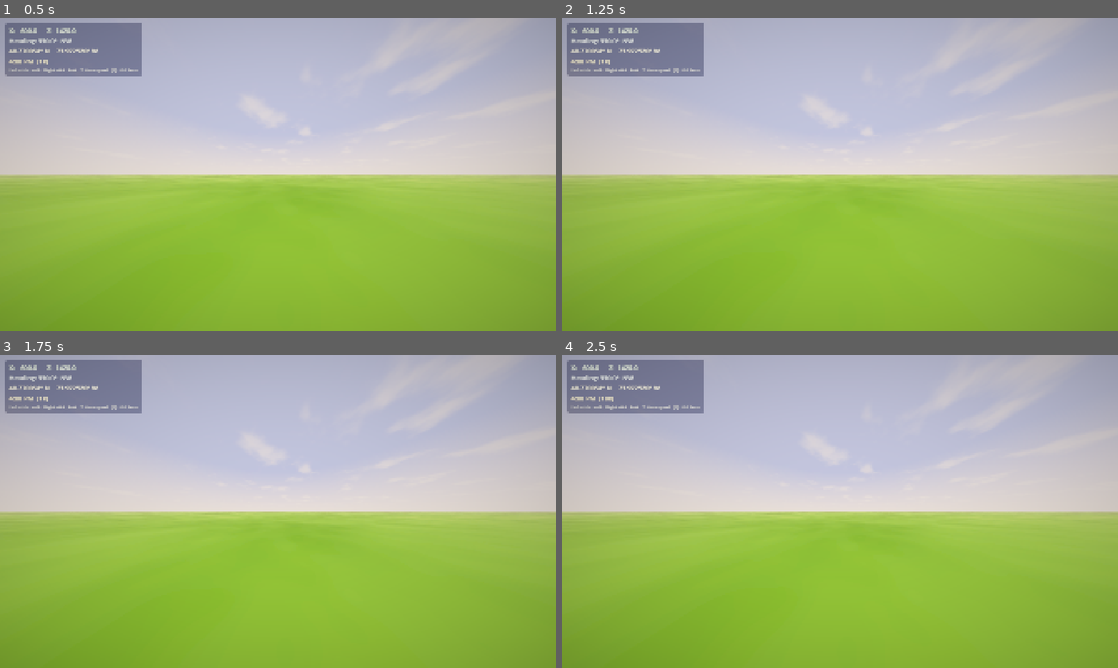
Above: before the commit, frames 1-4 (two rows, left to right).
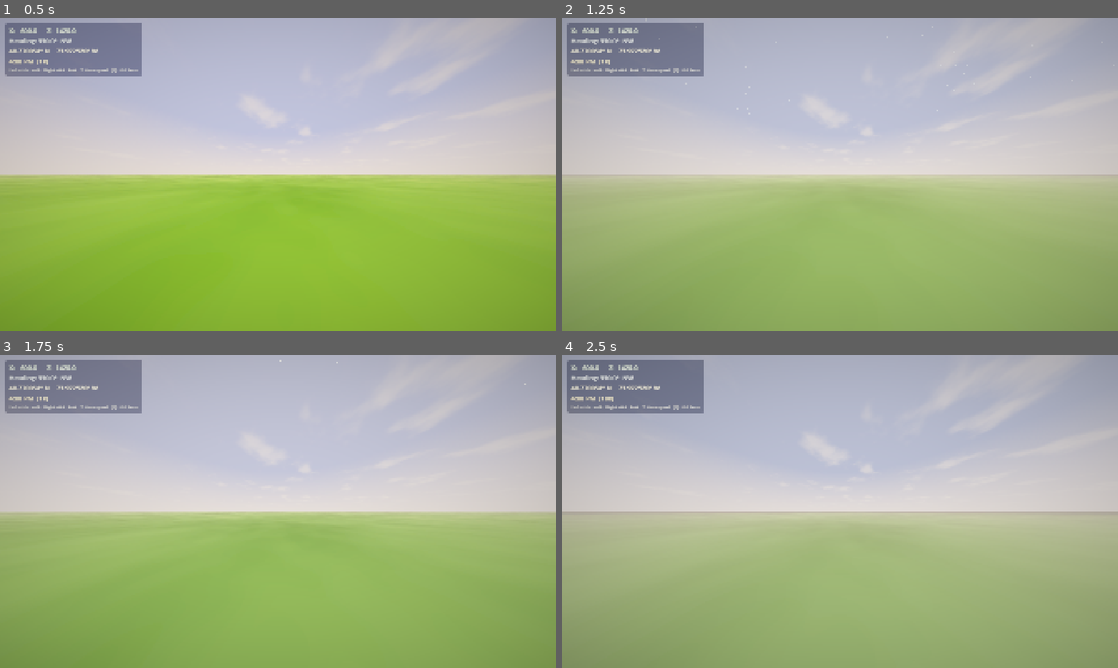
Above: after the commit, the same moments.

Repository: Central-Park-Walk/central-park-walk
Game: Godot game, scene res://main.tscn
Two runs of this game, one before a commit and one after it. Both use one fixed random seed, a clock stepped at 60 frames per second and the inputs below.
Inputs (mouse positions are in pixels of both pictures, inside the frame that each line leads up to):
- Up to frame 1 (0.5 s): no input
- Up to frame 2 (1.25 s): tap Enter at 0.5 s; move the mouse to (962, 158) at 0.52 s; hold D from 0.53 s (still down); tap P at 0.6 s; click (962, 158) at 0.67 s
- Up to frame 3 (1.75 s): move the mouse to (166, 527) at 1.27 s; release D at 1.28 s; hold S from 1.28 s (still down); tap P at 1.35 s; click (166, 527) at 1.42 s
- Up to frame 4 (2.5 s): tap Space at 2 s; move the mouse to (895, 442) at 2.02 s; release S at 2.03 s; hold D from 2.03 s (still down); tap T at 2.1 s; click (895, 442) at 2.17 s; tap P at 2.3 s

Frame 1 is identical in both runs. In frame 2, 50% of the frame differs, in the area x 0-100%, y 50-100%; in frame 3, 50%; in frame 4, 50%.

Commit message:
Weather system: visible rain/fog, P key cycling
- Rain: 20K slow-falling particles with emission (visible day/night),
  removed screen overlay in favor of pure 3D particles
- Fog: applied per-frame after day/night keyframe interpolation so
  multipliers actually stick (30x density, 20x volumetric)
- Rain+fog: moderate fog during rain (12x density, 8x volumetric)
- Snow/rain/fog desaturation applied per-frame
- P key cycles clear → rain → snow → fog at runtime

Co-Authored-By: Claude Opus 4.6 <noreply@anthropic.com>

Diff:
--- a/main.gd
+++ b/main.gd
@@ -58,6 +58,12 @@
 # Falling leaf particles
 var _falling_leaves: GPUParticles3D
 
+# Weather particles
+var _rain_particles: GPUParticles3D
+var _snow_particles: GPUParticles3D
+var _rain_overlay: CanvasLayer  # screen-space rain streaks
+var _lens_canvas: CanvasLayer   # barrel distortion overlay
+
 # 5 keyframes defining the full day/night cycle
 # Night (21→5) wraps seamlessly; 8 hours of steady darkness.
 var _keyframes: Array = []
@@ -65,12 +71,40 @@
 
 
 var _terrain_only := false
+var _weather_mode := "clear"  # clear, rain, snow, fog, lens
+
+# --time name-to-hour mapping
+const TIME_PRESETS: Dictionary = {
+	"dawn": 5.5, "morning": 8.0, "noon": 12.0,
+	"golden_hour": 17.5, "dusk": 19.5, "night": 22.0,
+}
 
 func _ready() -> void:
 	# Check for CLI args early
-	for arg in OS.get_cmdline_user_args():
+	var cli_time := ""
+	for i in OS.get_cmdline_user_args().size():
+		var arg: String = OS.get_cmdline_user_args()[i]
 		if arg == "--terrain-only":
 			_terrain_only = true
+		elif arg == "--time" and i + 1 < OS.get_cmdline_user_args().size():
+			cli_time = OS.get_cmdline_user_args()[i + 1]
+		elif arg == "--weather" and i + 1 < OS.get_cmdline_user_args().size():
+			_weather_mode = OS.get_cmdline_user_args()[i + 1]
+	if cli_time != "":
+		if TIME_PRESETS.has(cli_time):
+			_time_of_day = TIME_PRESETS[cli_time]
+			_time_speed = 0.0  # freeze clock
+			_time_speed_idx = 3  # "Paused"
+			print("Time locked: %s (%.1fh)" % [cli_time, _time_of_day])
+		elif cli_time.is_valid_float():
+			_time_of_day = clampf(float(cli_time), 0.0, 23.99)
+			_time_speed = 0.0
+			_time_speed_idx = 3
+			print("Time locked: %.1fh" % _time_of_day)
+		else:
+			print("Unknown --time '%s'. Options: dawn morning noon golden_hour dusk night (or 0-24)" % cli_time)
+	if _weather_mode != "clear":
+		print("Weather: %s" % _weather_mode)
 	_build_keyframes()
 	_load_heightmap()
 	_setup_environment()
@@ -97,6 +131,7 @@
 		#_setup_pigeons()         # Disabled — not ready yet
 		#_setup_audio()  # Disabled — needs audio files
 	_apply_time_of_day()
+	_setup_weather()
 	# Check for --tour CLI arg
 	for arg in OS.get_cmdline_user_args():
 		if arg == "--tour":
@@ -280,10 +315,11 @@
 		_lamp_light_timer = 0.0
 		_update_lamp_lights()
 
-	# Falling leaves + audio disabled — not ready yet
-	#if _falling_leaves and _player:
-	#	_falling_leaves.global_position = _player.global_position + Vector3(0, 10, 0)
-	#_update_audio(delta)
+	# Weather particles follow player
+	if _rain_particles and _player:
+		_rain_particles.global_position = _player.global_position + Vector3(0, 14, 0)
+	if _snow_particles and _player:
+		_snow_particles.global_position = _player.global_position + Vector3(0, 15, 0)
 
 	# Advance clock
 	_time_of_day += _time_speed * delta
@@ -374,6 +410,8 @@
 		_letterbox_on = not _letterbox_on
 		_letterbox_canvas.visible = _letterbox_on
 		print("Letterbox: ", "ON" if _letterbox_on else "OFF")
+	elif event.keycode == KEY_P:
+		_cycle_weather()
 
 
 # ---------------------------------------------------------------------------
@@ -905,6 +943,23 @@
 	_env.volumetric_fog_density    = _lerp_kf("vol_fog_density", a, b, t)
 	_env.volumetric_fog_anisotropy = _lerp_kf("vol_fog_anisotropy", a, b, t)
 
+	# Weather overrides — applied after keyframe interpolation so they stick
+	if _weather_mode == "fog":
+		_env.fog_density *= 30.0
+		_env.fog_light_energy *= 0.5
+		if _env.volumetric_fog_enabled:
+			_env.volumetric_fog_density *= 20.0
+		_env.adjustment_saturation *= 0.6
+	elif _weather_mode == "rain":
+		_env.fog_density *= 12.0
+		_env.fog_light_energy *= 0.7
+		if _env.volumetric_fog_enabled:
+			_env.volumetric_fog_density *= 8.0
+		_env.adjustment_saturation *= 0.7
+	elif _weather_mode == "snow":
+		_env.fog_density *= 2.0
+		_env.adjustment_saturation *= 0.75
+
 	# Sun / moon directional light
 	_sun.light_energy    = _lerp_kf("sun_energy", a, b, t)
 	_sun.light_color     = _lerp_kf("sun_color", a, b, t)
@@ -1944,6 +1999,152 @@
 	print("Post-process: color grade shader applied")
 
 
+const WEATHER_MODES: Array = ["clear", "rain", "snow", "fog"]
+
+func _cycle_weather() -> void:
+	# Tear down current weather effects
+	if _rain_particles:
+		_rain_particles.queue_free()
+		_rain_particles = null
+	if _snow_particles:
+		_snow_particles.queue_free()
+		_snow_particles = null
+	if _rain_overlay:
+		_rain_overlay.queue_free()
+		_rain_overlay = null
+	# Advance to next mode
+	var idx := WEATHER_MODES.find(_weather_mode)
+	if idx < 0:
+		idx = 0
+	_weather_mode = WEATHER_MODES[(idx + 1) % WEATHER_MODES.size()]
+	_setup_weather()
+	print("Weather: %s" % _weather_mode)
+
+
+func _setup_weather() -> void:
+	if _weather_mode == "rain":
+		_setup_rain()
+	elif _weather_mode == "snow":
+		_setup_snow()
+	elif _weather_mode == "fog":
+		_setup_fog_weather()
+	elif _weather_mode == "lens":
+		_setup_lens_distortion()
+
+
+func _setup_rain() -> void:
+	# Rain particles — follow player from above
+	_rain_particles = GPUParticles3D.new()
+	_rain_particles.amount = 20000
+	_rain_particles.lifetime = 3.0
+	_rain_particles.visibility_aabb = AABB(Vector3(-25, -15, -25), Vector3(50, 30, 50))
+
+	var pm := ParticleProcessMaterial.new()
+	pm.direction = Vector3(0, -1, 0)
+	pm.spread = 5.0
+	pm.initial_velocity_min = 2.5
+	pm.initial_velocity_max = 3.5
+	pm.gravity = Vector3(0, -1.5, 0)
+	pm.emission_shape = ParticleProcessMaterial.EMISSION_SHAPE_BOX
+	pm.emission_box_extents = Vector3(25.0, 0.5, 25.0)
+	_rain_particles.process_material = pm
+
+	# Rain drop mesh — thin elongated quad
+	var mesh := QuadMesh.new()
+	mesh.size = Vector2(0.008, 0.15)
+	_rain_particles.draw_pass_1 = mesh
+
+	# Unshaded + emissive so drops are visible at all times of day
+	var mat := StandardMaterial3D.new()
+	mat.albedo_color = Color(0.7, 0.75, 0.85, 0.35)
+	mat.transparency = BaseMaterial3D.TRANSPARENCY_ALPHA
+	mat.billboard_mode = BaseMaterial3D.BILLBOARD_PARTICLES
+	mat.shading_mode = BaseMaterial3D.SHADING_MODE_UNSHADED
+	mat.no_depth_test = true
+	mat.emission_enabled = true
+	mat.emission = Color(0.4, 0.45, 0.55)
+	mat.emission_energy_multiplier = 0.3
+	_rain_particles.material_override = mat
+
+	add_child(_rain_particles)
+	print("Rain: 8000 particles + screen overlay")
+
+
+func _setup_snow() -> void:
+	_snow_particles = GPUParticles3D.new()
+	_snow_particles.amount = 3000
+	_snow_particles.lifetime = 4.0
+	_snow_particles.visibility_aabb = AABB(Vector3(-25, -20, -25), Vector3(50, 40, 50))
+
+	var pm := ParticleProcessMaterial.new()
+	pm.direction = Vector3(0, -1, 0)
+	pm.spread = 15.0
+	pm.initial_velocity_min = 1.0
+	pm.initial_velocity_max = 2.5
+	pm.gravity = Vector3(0, -1.5, 0)
+	pm.emission_shape = ParticleProcessMaterial.EMISSION_SHAPE_BOX
+	pm.emission_box_extents = Vector3(25.0, 0.5, 25.0)
+	# Gentle drift
+	pm.orbit_velocity_min = 0.1
+	pm.orbit_velocity_max = 0.3
+	_snow_particles.process_material = pm
+
+	var mesh := QuadMesh.new()
+	mesh.size = Vector2(0.04, 0.04)
+	_snow_particles.draw_pass_1 = mesh
+
+	var mat := StandardMaterial3D.new()
+	mat.albedo_color = Color(0.95, 0.95, 1.0, 0.8)
+	mat.transparency = BaseMaterial3D.TRANSPARENCY_ALPHA
+	mat.billboard_mode = BaseMaterial3D.BILLBOARD_ENABLED
+	mat.shading_mode = BaseMaterial3D.SHADING_MODE_UNSHADED
+	_snow_particles.material_override = mat
+
+	add_child(_snow_particles)
+
+	print("Snow: 3000 particles")
+
+
+func _setup_fog_weather() -> void:
+	# Fog multipliers are applied per-frame in the day/night cycle update
+	print("Fog: heavy atmospheric fog")
+
+
+func _setup_lens_distortion() -> void:
+	# Barrel distortion + chromatic aberration
+	_lens_canvas = CanvasLayer.new()
+	_lens_canvas.layer = 98  # below color grade
+	var lens_rect := ColorRect.new()
+	lens_rect.set_anchors_preset(Control.PRESET_FULL_RECT)
+	lens_rect.mouse_filter = Control.MOUSE_FILTER_IGNORE
+	var lens_shader := Shader.new()
+	lens_shader.code = """shader_type canvas_item;
+
+uniform sampler2D screen_tex : hint_screen_texture, filter_linear_mipmap;
+uniform float barrel_strength = 0.25;
+uniform float chroma_strength = 0.004;
+
+void fragment() {
+	vec2 uv = SCREEN_UV - 0.5;
+	float dist2 = dot(uv, uv);
+	vec2 warped = uv * (1.0 + barrel_strength * dist2);
+	vec2 uv_r = warped * (1.0 + chroma_strength) + 0.5;
+	vec2 uv_g = warped + 0.5;
+	vec2 uv_b = warped * (1.0 - chroma_strength) + 0.5;
+	float r = texture(screen_tex, uv_r).r;
+	float g = texture(screen_tex, uv_g).g;
+	float b = texture(screen_tex, uv_b).b;
+	COLOR = vec4(r, g, b, 1.0);
+}
+"""
+	var lens_mat := ShaderMaterial.new()
+	lens_mat.shader = lens_shader
+	lens_rect.material = lens_mat
+	_lens_canvas.add_child(lens_rect)
+	add_child(_lens_canvas)
+	print("Lens: barrel distortion + chromatic aberration")
+
+
 func _setup_letterbox() -> void:
 	# Cinematic 2.35:1 letterbox — black bars top and bottom, toggled with L key.
 	# Bar height = (viewport_h - viewport_w / 2.35) / 2
